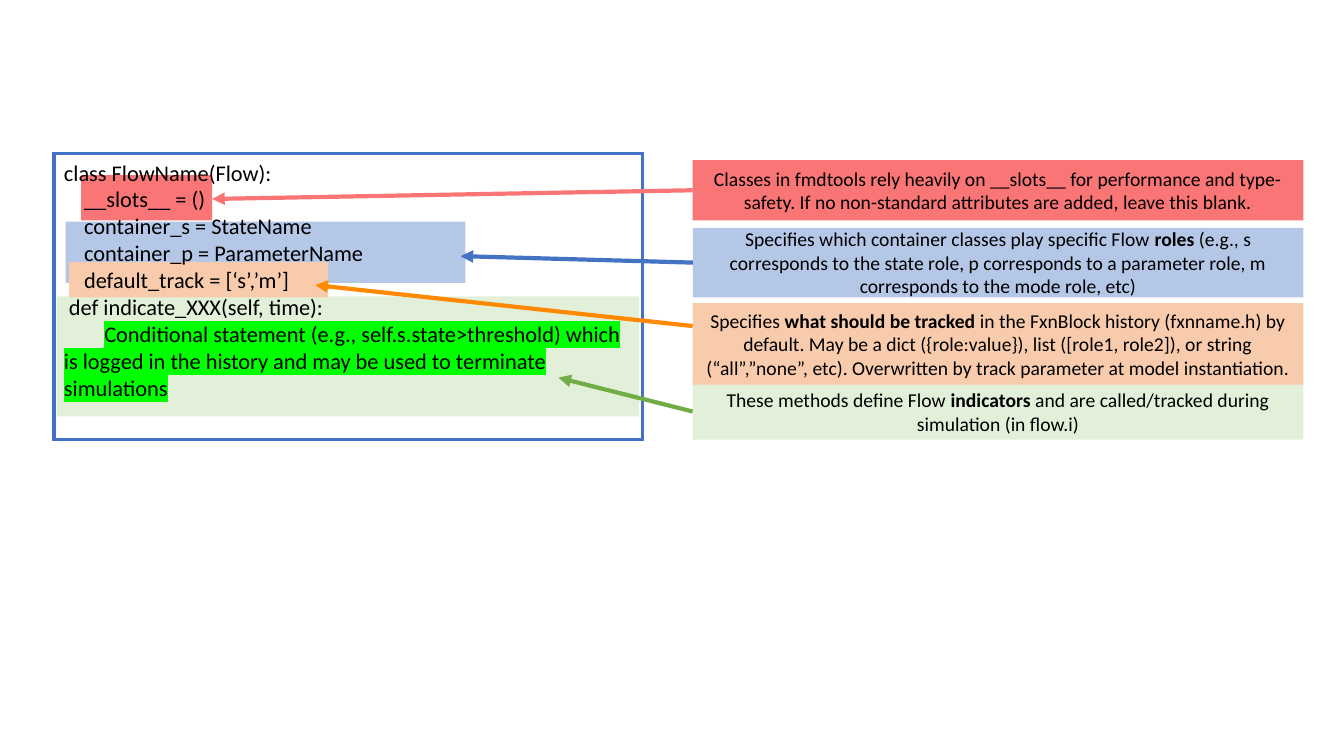
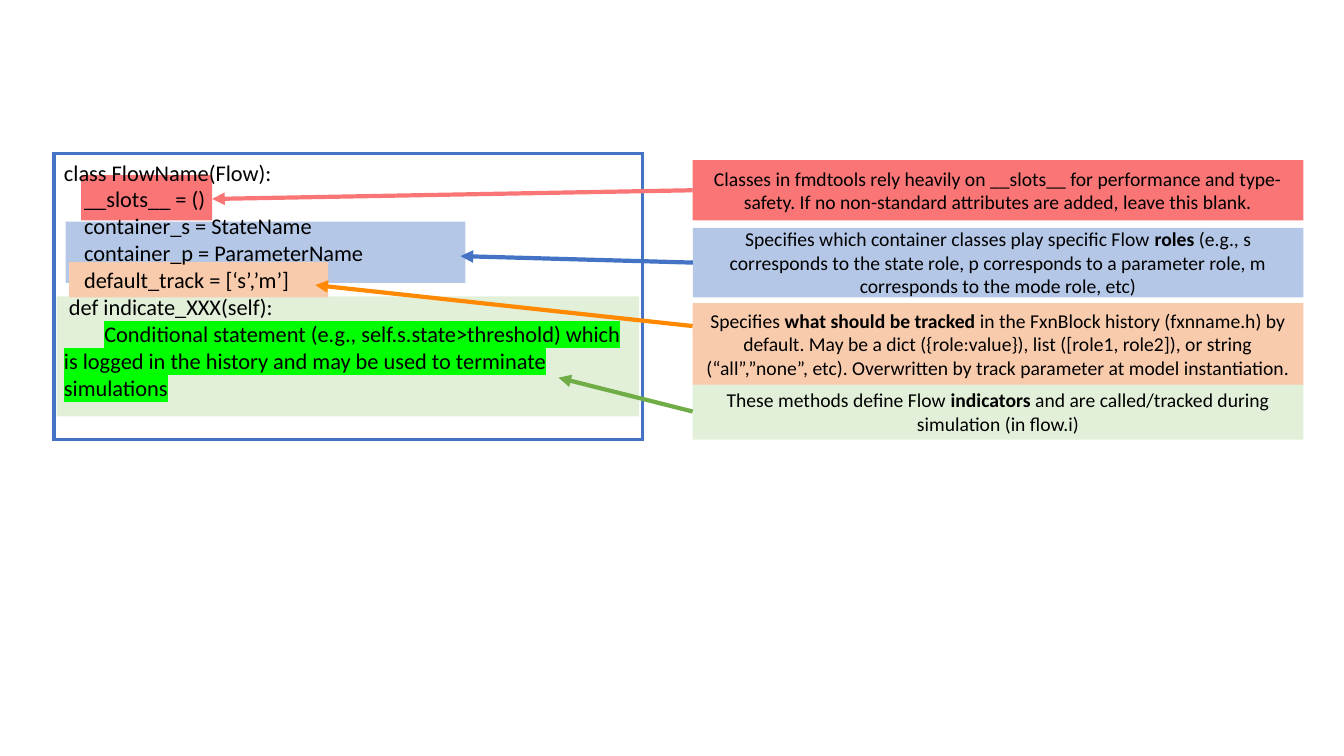
Before and after one commit to nasa/fmdtools, a slide deck: slide 13 of docs-source/figures/powerpoint/powerpoint_figures.pptx. Drawn at 1344x756 pixels with LibreOffice and Linux fonts; fonts in the diff are those of the drawing. Boxes give left, top, right and bottom in pixels: in the first picture for what was removed or moved away, otherwise in the second. Text is boxed around its words. In the diff, an @@ line names an element or a change of style, - is before the commit and + after.

Commit message:
Time attribute now replaces time argument as simulation driver
- Removed time argument to static_behavior/dynamic_behavior everywhere
- Simulable.__call__ now simulates up to a time, making multiple-timestep simulations easier (and, in the future, multiple histories)
- init_time_hist moved into model instantiation
- Removed confusing history shifting, now models use their own t_ind to log at the end of the time-step
- Update of examples and tests to match (preliminary)
- see: RAD-522

```diff
--- a/docs-source/figures/powerpoint/powerpoint_figures.pptx
+++ b/docs-source/figures/powerpoint/powerpoint_figures.pptx
@@ text in rectangle at [69, 296, 272, 318]: text changed @@
-def indicate_XXX(self, time):
+def indicate_XXX(self):
```
Also in this commit, not shown: 6 other slides changed, 36 other files.
